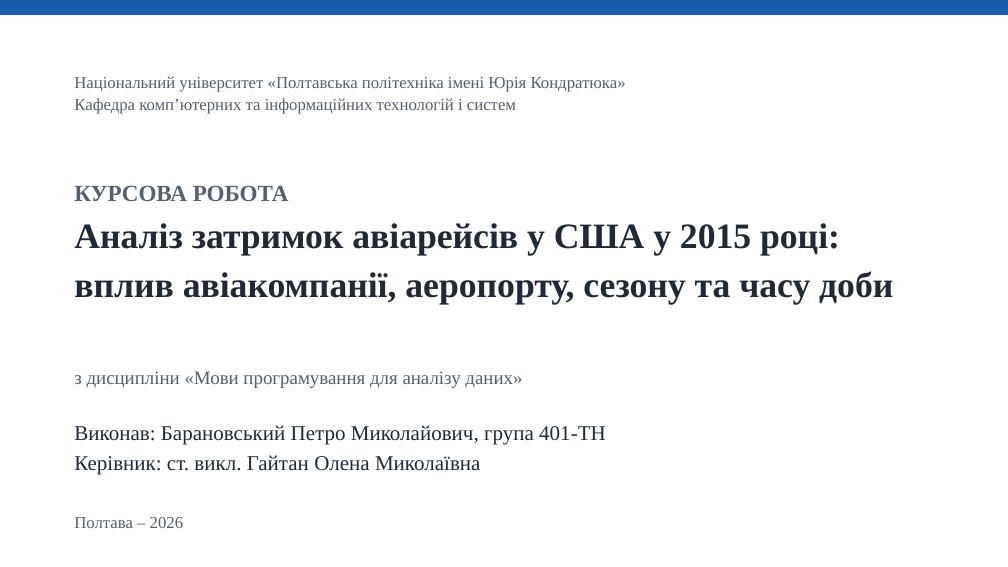
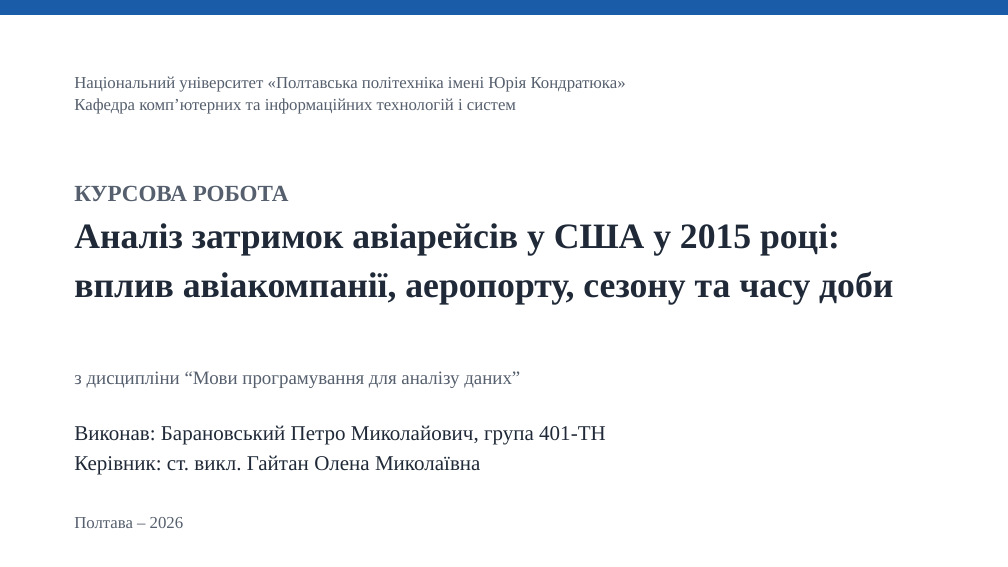
Before and after one commit to Peter-nik-bar/flight-delays-2015-analysis, a slide deck: slide 1 of docs/Презентація.pptx. Drawn at 1008x567 pixels with LibreOffice and Linux fonts; fonts in the diff are those of the drawing. Boxes give left, top, right and bottom in pixels: in the first picture for what was removed or moved away, otherwise in the second. Text is boxed around its words. In the diff, an @@ line names an element or a change of style, - is before the commit and + after.

```diff
--- a/docs/Презентація.pptx
+++ b/docs/Презентація.pptx
@@ text at (74,371,520,388): text changed @@
-з дисципліни «Мови програмування для аналізу даних»
+з дисципліни “Мови програмування для аналізу даних”
```
Also in this commit, not shown: 6 other slides changed, 6 other files.
